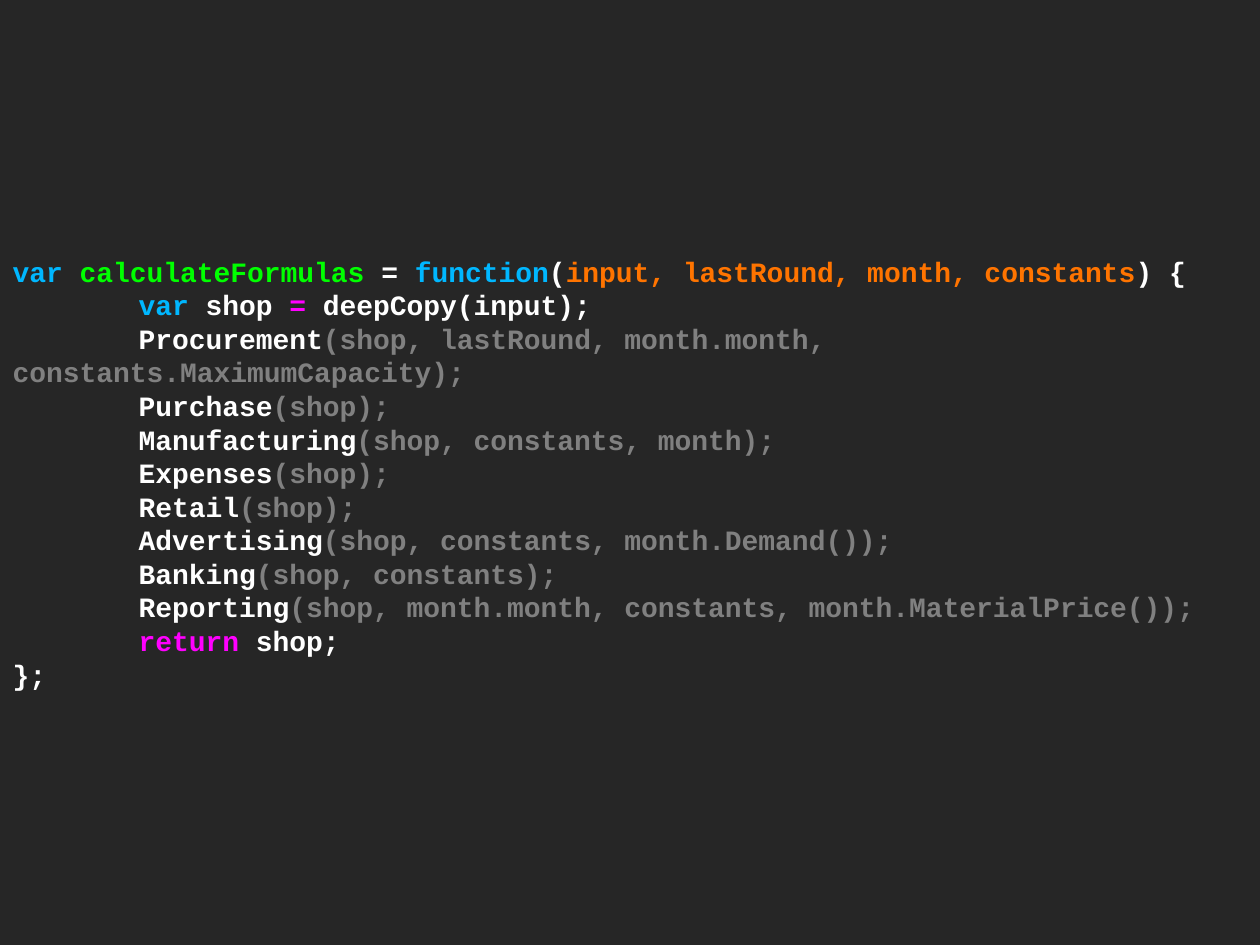
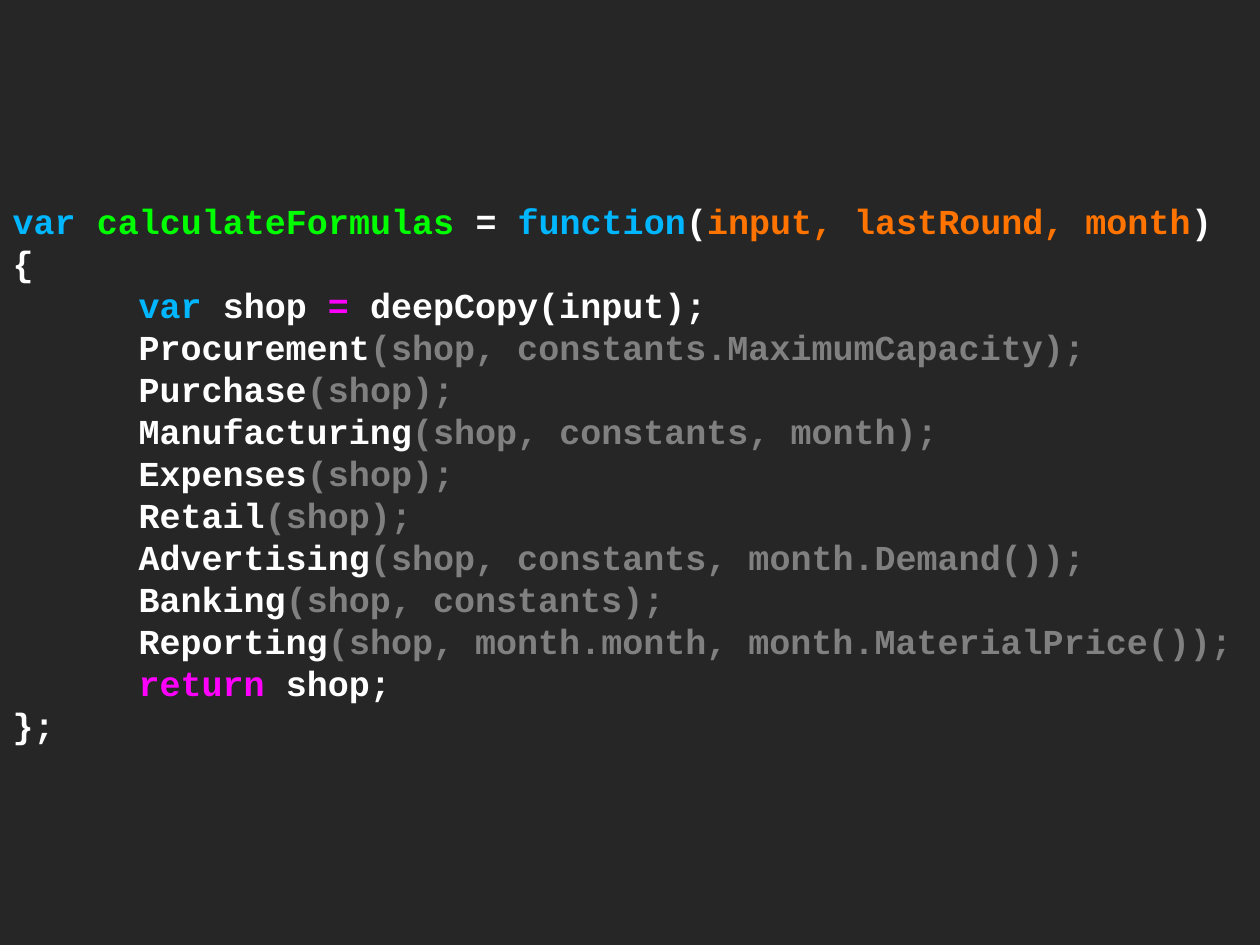
Before and after one commit to cessor/empathiccode, a slide deck: slide 133 of EmpathicRefactoring.pptx (slide 114 before the commit). Drawn at 1260x945 pixels with LibreOffice and Linux fonts; fonts in the diff are those of the drawing. Boxes give left, top, right and bottom in pixels: in the first picture for what was removed or moved away, otherwise in the second. Text is boxed around its words. In the diff, an @@ line names an element or a change of style, - is before the commit and + after.

```diff
--- a/EmpathicRefactoring.pptx
+++ b/EmpathicRefactoring.pptx
@@ title at <box>13,209,1232,704</box>: text changed; size 16 to 20 pt @@
-var calculateFormulas = function(input, lastRound, month, constants) {
-var shop = deepCopy(input);
-Procurement(shop, lastRound, month.month, constants.MaximumCapacity);
-Purchase(shop);
-Manufacturing(shop, constants, month);
-Expenses(shop);
-Retail(shop);
-Advertising(shop, constants, month.Demand());
-Banking(shop, constants);
-Reporting(shop, month.month, constants, month.MaterialPrice());
-return shop;
-};
+var calculateFormulas = function(input, lastRound, month) {
+var shop = deepCopy(input);
+Procurement(shop, constants.MaximumCapacity);
+Purchase(shop);
+Manufacturing(shop, constants, month);
+Expenses(shop);
+Retail(shop);
+Advertising(shop, constants, month.Demand());
+Banking(shop, constants);
+Reporting(shop, month.month, month.MaterialPrice());
+return shop;
+};
```
Also in this commit, not shown: 7 other slides changed, 28 slides added, 1 slide removed, 4 other files.
